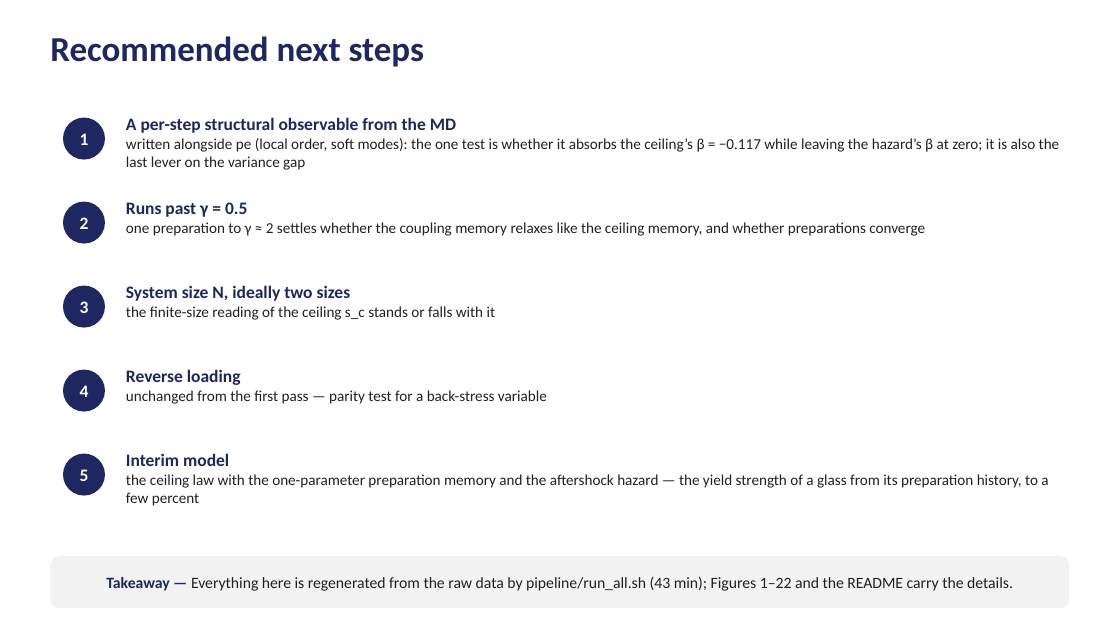
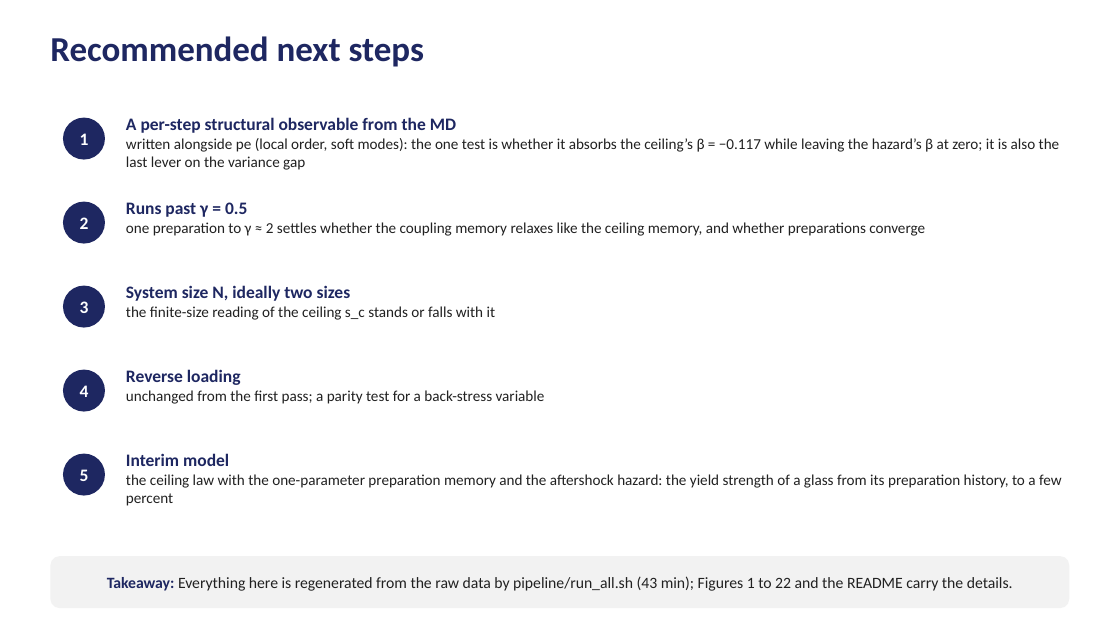
Before and after one commit to Samc73/SEEM, a slide deck: slide 20 of SEEM_project_deck.pptx. Drawn at 1120x630 pixels with LibreOffice and Linux fonts; fonts in the diff are those of the drawing. Boxes give left, top, right and bottom in pixels: in the first picture for what was removed or moved away, otherwise in the second. Text is boxed around its words. In the diff, an @@ line names an element or a change of style, - is before the commit and + after.

```diff
--- a/SEEM_project_deck.pptx
+++ b/SEEM_project_deck.pptx
@@ text at (126, 390, 545, 404): text changed @@
-unchanged from the first pass — parity test for a back-stress variable
+unchanged from the first pass; a parity test for a back-stress variable
@@ text at (126, 474, 1062, 506): text changed @@
-the ceiling law with the one-parameter preparation memory and the aftershock hazard — the yield strength of a glass from its preparation history, to a few percent
+the ceiling law with the one-parameter preparation memory and the aftershock hazard: the yield strength of a glass from its preparation history, to a few percent
@@ text in rounded rectangle at (107, 576, 1013, 591): text changed @@
-Takeaway — Everything here is regenerated from the raw data by pipeline/run_all.sh (43 min); Figures 1–22 and the README carry the details.
+Takeaway: Everything here is regenerated from the raw data by pipeline/run_all.sh (43 min); Figures 1 to 22 and the README carry the details.
```
Also in this commit, not shown: 19 other slides changed, 1 other file.
